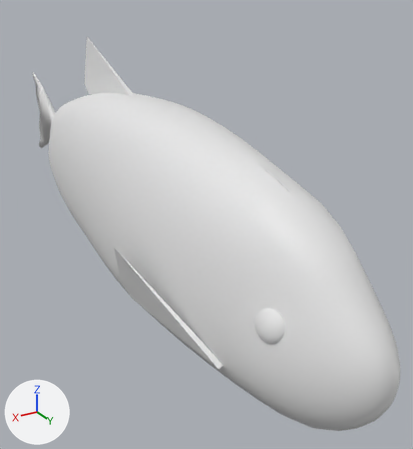
Before and after pictures for a commit that changed the OBJ model models/fish.obj.
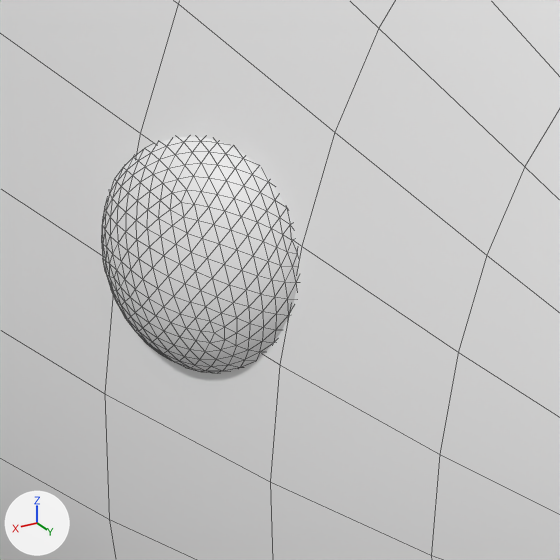
Old and new are each drawn whole from a 50 mm camera at (0.964, 2.122, 0.911) aimed at (-0.24, 0.114, -0.093) and again close up on the part from 58% to 79% of the width and 64% to 83% of the height. Every picture has the same lights, and +X, +Y and +Z are marked at lower left. The close-ups show mesh edges as thin lines. Materials are left out; every surface is plain grey. Where no turn or scale is listed for an object, it has been applied to the vertices.

Names of what the first close-up shows: 'Icosphere_Icosphere.002', 'Sphere_Sphere.001'.
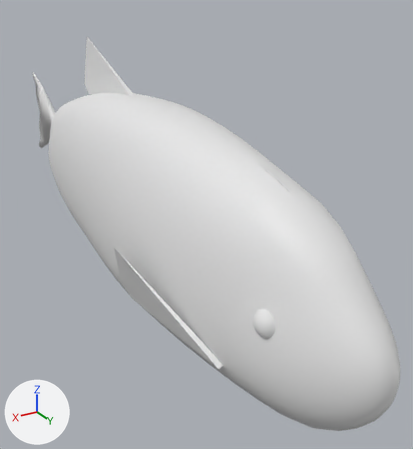
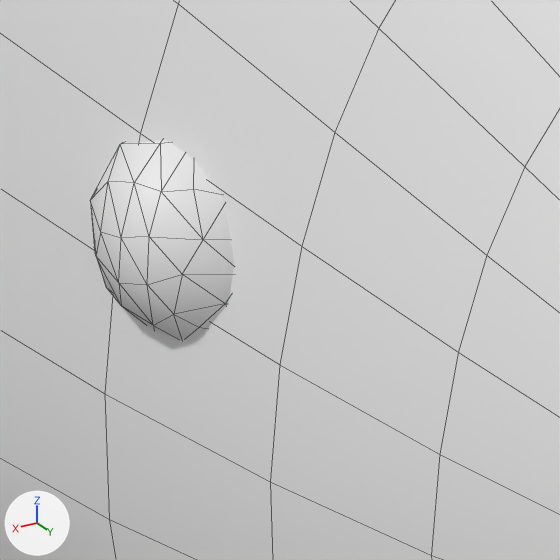
Changed parts and their boxes (x1, y1, x2, y2) in the close-ups (560 x 560 px):
'Icosphere_Icosphere.002', reshaped
    before: (101, 137, 298, 373)
    after: (90, 140, 234, 340)
part 1 of me_icosphere_icosphere_002, rebuilt
    before: (101, 137, 298, 373)
    after: (90, 140, 234, 340)

What changed in the scene script:
```text
Change me_icosphere_icosphere_002:
    used by ob_icosphere_icosphere_002; location = (0.0, 0.0, 0.0)
    remove me_icosphere_icosphere_002.from_pydata(...)  # 1284 vertices, 2560 faces; spans x -0.188..0.188, y 1.057..1.157, z 0.022..0.12
    add me_icosphere_icosphere_002.from_pydata(...)  # 132 vertices, 256 faces; spans x -0.194..0.194, y 1.05..1.13, z 0.023..0.113
    me_icosphere_icosphere_002 part 1: the loose piece of 642 vertices spanning x 0.124..0.188, y 1.057..1.157, z 0.022..0.12 is rebuilt with 70 vertices and now spans x 0.11..0.194, y 1.051..1.13, z 0.023..0.113
    me_icosphere_icosphere_002 part 2: the surface is now shaded smooth
```
